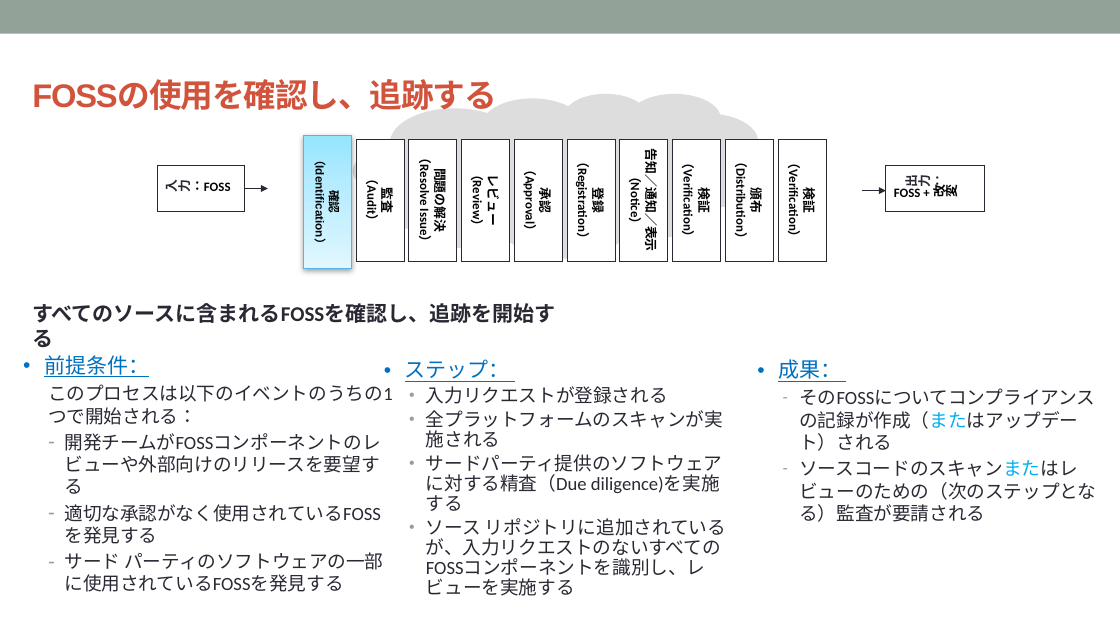
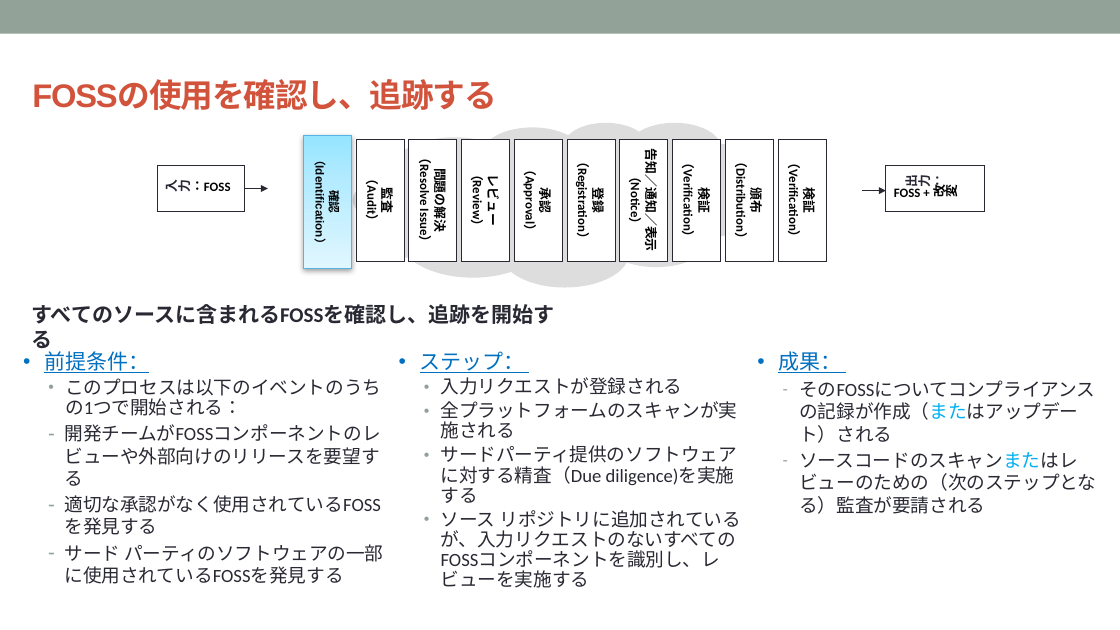
Before and after one commit to OpenChain-Project/Curriculum-Translation-JP, a slide deck: slide 54 of RC/openchain-curriculum-release-2-jp_rc1.0.pptx. Drawn at 1120x630 pixels with LibreOffice and Linux fonts; fonts in the diff are those of the drawing; background and template pictures are left out. Boxes give left, top, right and bottom in pixels: in the first picture for what was removed or moved away, otherwise in the second. Text is boxed around its words. In the diff, an @@ line names an element or a change of style, - is before the commit and + after.

```diff
--- a/RC/openchain-curriculum-release-2-jp_rc1.0.pptx
+++ b/RC/openchain-curriculum-release-2-jp_rc1.0.pptx
@@ thought cloud: place and size @@
-thought cloud at bbox=[353, 93, 767, 258]
+thought cloud at bbox=[353, 123, 767, 287]
@@ text "前提条件：": place and size @@
-text "前提条件：" at bbox=[48, 384, 393, 592]
+text "前提条件：" at bbox=[44, 351, 383, 584]
@@ text "ステップ：" rewrapped from bbox=[426, 386, 726, 596] to bbox=[420, 351, 741, 588] @@
@@ text "成果：": place and size @@
-text "成果：" at bbox=[778, 359, 1096, 522]
+text "成果：" at bbox=[778, 351, 1096, 514]
@@ text at bbox=[65, 378, 381, 416]: bullet none to •; line spacing 1 to 0.9 @@
```
Also in this commit, not shown: 10 other slides changed.
